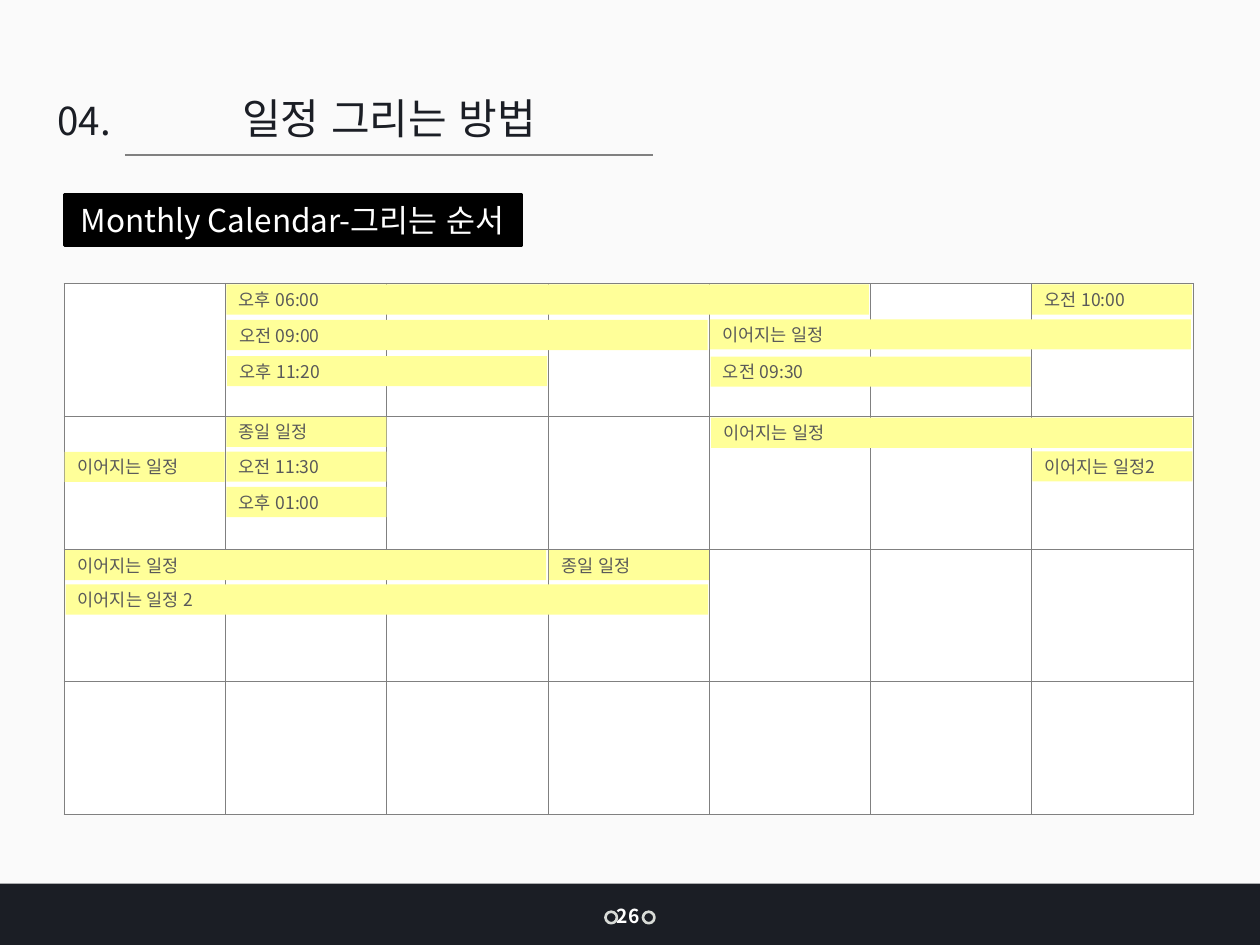
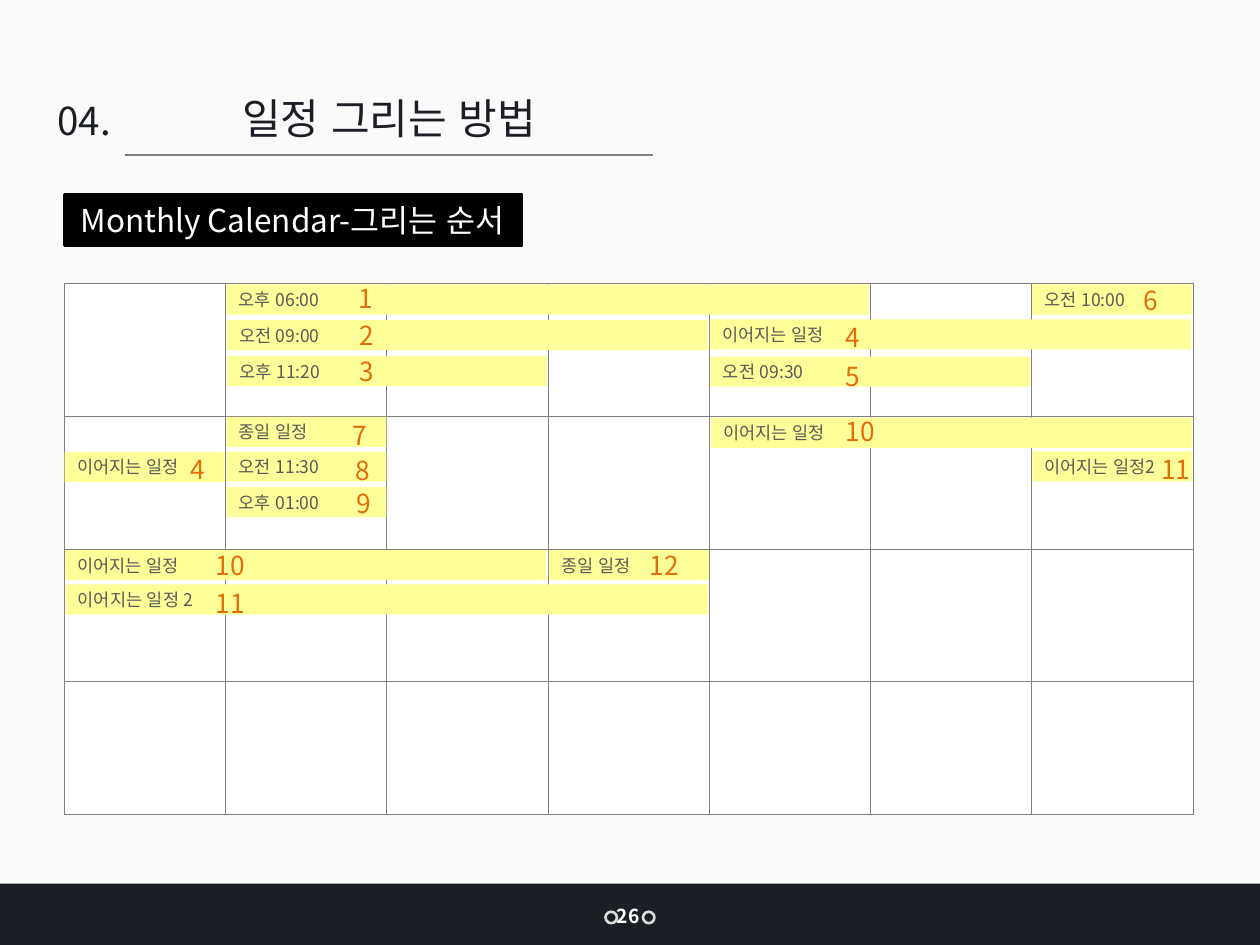
Before and after one commit to jangys/calendarProjectDocument, a slide deck: slide 48 of 인턴 최종 발표_장연수.pptx (slide 39 before the commit). Drawn at 1260x945 pixels with LibreOffice and Linux fonts; fonts in the diff are those of the drawing. Boxes give left, top, right and bottom in pixels: in the first picture for what was removed or moved away, otherwise in the second. Text is boxed around its words. In the diff, an @@ line names an element or a change of style, - is before the commit and + after.

```diff
--- a/인턴 최종 발표_장연수.pptx
+++ b/인턴 최종 발표_장연수.pptx
@@ text added at [359, 281, 374, 308], 15 pt, text #E46C0A @@
+1
@@ text added at [1144, 283, 1159, 317], 15 pt, text #E46C0A @@
+6
@@ text added at [360, 318, 375, 352], 15 pt, text #E46C0A @@
+2
@@ text added at [846, 328, 861, 354], 15 pt, text #E46C0A @@
+4
@@ text added at [360, 354, 375, 388], 15 pt, text #E46C0A @@
+3
@@ text added at [846, 367, 861, 393], 15 pt, text #E46C0A @@
+5
@@ text added at [846, 414, 875, 442], 15 pt, text #E46C0A @@
+10
@@ text added at [353, 426, 368, 452], 15 pt, text #E46C0A @@
+7
@@ text added at [191, 460, 206, 486], 15 pt, text #E46C0A @@
+4
@@ text added at [356, 460, 371, 487], 15 pt, text #E46C0A @@
+8
@@ text added at [1161, 460, 1190, 486], 15 pt, text #E46C0A @@
+11
@@ text added at [357, 486, 372, 520], 15 pt, text #E46C0A @@
+9
@@ text added at [216, 549, 245, 583], 15 pt, text #E46C0A @@
+10
@@ text added at [649, 548, 678, 582], 15 pt, text #E46C0A @@
+12
@@ text added at [216, 594, 245, 620], 15 pt, text #E46C0A @@
+11
```
Also in this commit, not shown: 26 other slides changed, 12 slides added, 4 slides removed, 3 other files.
